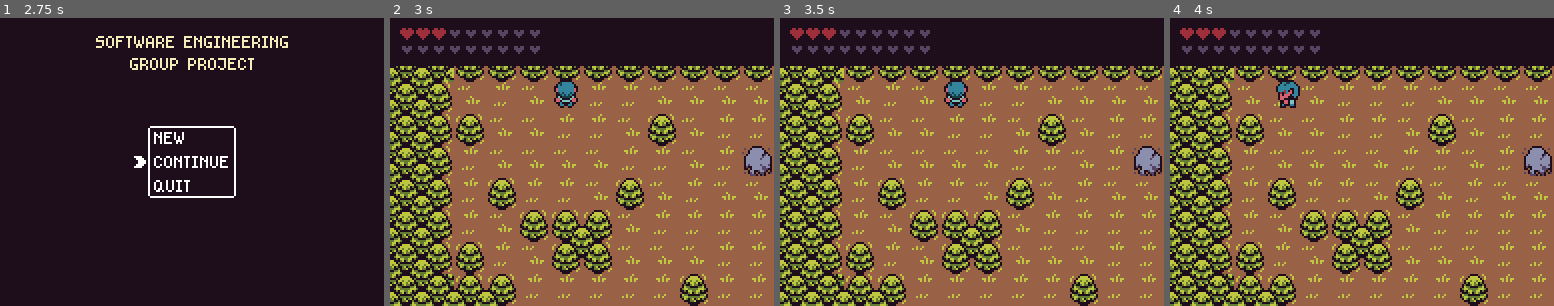
Above: before the commit, frames 1-4 (left to right).
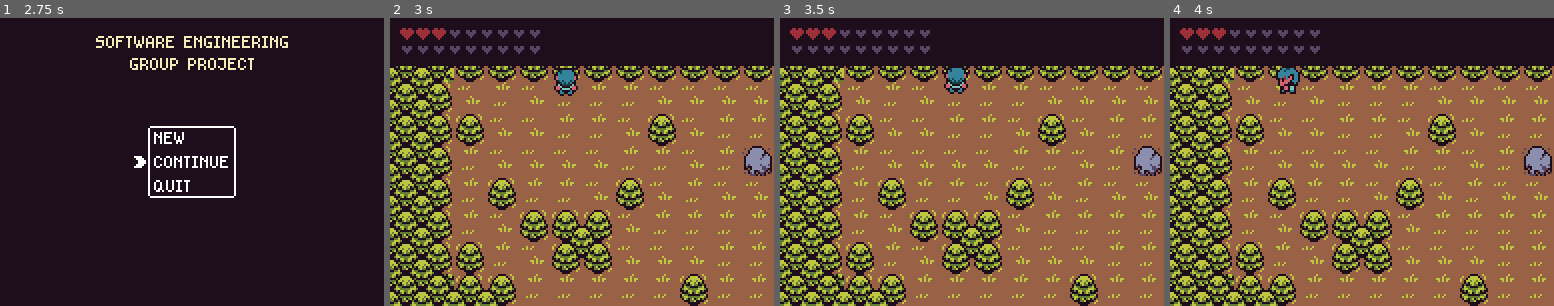
Above: after the commit, the same moments.

Repository: InsomniaWins/software-engineering-group-project
Game: Godot game, scene res://scenes/main/main.tscn
Two runs of this game, one before a commit and one after it. Both use one fixed random seed, a clock stepped at 60 frames per second and the inputs below.
Inputs:
- Up to frame 1 (2.75 s): hold Right (right) 0.53-1.28 s; hold Z (select) 0.53-1.28 s; tap Enter at 1.25 s; hold Down (down) 1.28-2.03 s; tap Z (select) at 1.35 s; tap Space at 2 s; hold Right (right) from 2.03 s (still down); hold Z (select) from 2.03 s (still down)
- Up to frame 2 (3 s): tap Enter at 2.75 s; release Right (right) at 2.78 s; release Z (select) at 2.78 s; hold Up (up) from 2.78 s (still down); tap Z (select) at 2.85 s
- Up to frame 3 (3.5 s): keep holding Up (up)
- Up to frame 4 (4 s): tap Space at 3.5 s; release Up (up) at 3.53 s; hold Left (left) from 3.53 s (still down); hold Z (select) from 3.53 s (still down)

Frame 1 is identical in both runs. In frame 2, 0.7% of the frame differs, in the area x 42-49%, y 17-32%; in frame 3, 0.7%, in the area x 42-49%, y 16-32%; in frame 4, 0.7%.

Commit message:
0.11
added saving and loading

Diff:
--- a/autoload/save_manager.gd
+++ b/autoload/save_manager.gd
@@ -1,9 +1,132 @@
 extends Node
 
+const SAVE_DIRECTORY:String = "user://saves"
 
-func saveGame():
-	pass
+var current_save:Dictionary = new_save()
 
 
-func loadGame():
-	pass
+func new_save() -> Dictionary:
+	var return_save = {}
+
+	# save details holds information which can be serialized without custom code
+	# i.e bool, int, dictionary, string, etc.
+	# they should be set using the SaveManager.set_detail(detail_name, detail_value) function
+	# they should be read using the SaveManager.get_detail(detail_name, default_value) function
+	return_save["save_details"] = {}
+
+	# any other information should be handled in the save_game() and load_game() functions
+
+	return return_save
+
+
+func save_game():
+
+	# make sure save directory exists
+	var directory = Directory.new()
+	if !directory.dir_exists(SAVE_DIRECTORY):
+		directory.make_dir_recursive(SAVE_DIRECTORY)
+
+
+	# create file
+	var file = ConfigFile.new()
+
+
+
+	# save current scene
+	current_save["current_scene"] = SceneManager.get_current_scene().filename
+	file.set_value("save_data", "current_scene", current_save["current_scene"])
+
+
+
+	# save player info
+	var player = SceneManager.get_player()
+
+	if player != null:
+		file.set_value("save_data", "player_position", player.global_position)
+		file.set_value("save_data", "player_facing_direction", player.get_facing_direction())
+	else:
+		file.set_value("save_data", "player_position", Vector2.ZERO)
+		file.set_value("save_data", "player_facing_direction", Vector2.DOWN)
+
+
+
+	# save saveDetails
+	file.set_value("save_data", "save_details", var2str(current_save.save_details))
+
+
+
+	# save file
+	file.save(SAVE_DIRECTORY.plus_file("save.sav"))
+
+
+
+func load_game():
+	if !save_exists():
+		printerr("could not load save!")
+		return
+
+	# make new empty save
+	current_save = new_save()
+
+
+	var file = ConfigFile.new()
+	var load_status:int = file.load(SAVE_DIRECTORY.plus_file("save.sav"))
+
+	if load_status != OK:
+		printerr("could not load file!")
+		return ERR_BUG
+
+
+
+	# load save details
+	var loaded_details = file.get_value("save_data", "save_details", {})
+
+	if loaded_details is String:
+		loaded_details = str2var(loaded_details)
+
+		for key in loaded_details:
+			current_save["save_details"][key] = loaded_details[key]
+
+
+
+
+	# load current scene
+	var current_scene = file.get_value("save_data", "current_scene", null)
+	if current_scene == null:
+		printerr("Could not load current_scene from save_data!")
+		get_tree().quit()
+
+	SceneManager.change_scene(current_scene)
+
+
+
+	# load player info
+	var player = SceneManager.get_player()
+	if player == null:
+		printerr("Player is null and cannot load player info!")
+		get_tree().quit()
+
+	player.global_position = file.get_value("save_data", "player_position", Vector2.ZERO)
+	player.face_direction(file.get_value("save_data", "player_facing_direction", Vector2.DOWN))
+
+
+	return OK
+
+
+
+func set_detail(detail_name:String, detail_value):
+	current_save["save_details"][detail_name] = detail_value
+
+
+
+func get_detail(detail_name:String, default_value):
+	if current_save["save_details"] == null or !current_save["save_details"].has(detail_name):
+		return default_value
+
+	return current_save["save_details"][detail_name]
+
+
+
+func save_exists():
+	var directory = Directory.new()
+	return directory.file_exists(SAVE_DIRECTORY.plus_file("save.sav"))
--- a/autoload/scene_manager_autoload.gd
+++ b/autoload/scene_manager_autoload.gd
@@ -10,3 +10,14 @@
 
 func change_scene(scene_path:String):
 	_scene_manager.change_scene(scene_path)
+
+func get_current_scene():
+	return _scene_manager.get_current_scene()
+
+func get_player():
+
+	var player_nodes = get_tree().get_nodes_in_group("player")
+	if player_nodes.size() == 0:
+		return null
+
+	return player_nodes[0]
--- a/autoload/viewport_manager.gd
+++ b/autoload/viewport_manager.gd
@@ -7,10 +7,10 @@
 var _viewport_shaking:Vector2 = Vector2(0,0)
 
 func _ready():
-	get_tree().connect("screen_resized", self, "recalculate_viewport_rect")
+	var _signal_connection_result = get_tree().connect("screen_resized", self, "recalculate_viewport_rect")
 
 
-func _process(delta):
+func _process(_delta):
 	recalculate_viewport_rect()
 
 
--- /dev/null
+++ b/default_bus_layout.tres
@@ -0,0 +1,4 @@
+[gd_resource type="AudioBusLayout" format=2]
+
+[resource]
+bus/0/volume_db = -80.0
--- a/scenes/level/level.gd
+++ b/scenes/level/level.gd
@@ -17,7 +17,7 @@
 	update_camera_bounds()
 
 
-func _process(delta):
+func _process(_delta):
 	update_camera_bounds()
 
 
@@ -33,8 +33,8 @@
 	if !is_instance_valid(active_camera):
 		return
 
-	active_camera.limit_left = _camera_bounds.position.x
-	active_camera.limit_top = _camera_bounds.position.y
+	active_camera.limit_left = int(_camera_bounds.position.x)
+	active_camera.limit_top = int(_camera_bounds.position.y)
 
-	active_camera.limit_right = _camera_bounds.position.x + _camera_bounds.size.x
-	active_camera.limit_bottom = _camera_bounds.position.y + _camera_bounds.size.y
+	active_camera.limit_right = int(_camera_bounds.position.x + _camera_bounds.size.x)
+	active_camera.limit_bottom = int(_camera_bounds.position.y + _camera_bounds.size.y)
--- a/scenes/player/health_indicator.gd
+++ b/scenes/player/health_indicator.gd
@@ -8,9 +8,9 @@
 
 func update_hearts(health:int, max_health:int):
 
-	var active_heart:int = ceil(health / float(HEALTH_PER_HEART)) - 1
+	var active_heart:int = int(ceil(health / float(HEALTH_PER_HEART)) - 1)
 
-	var heart_of_max_health:int = (max_health / float(HEALTH_PER_HEART))-1
+	var heart_of_max_health:int = int(max_health / float(HEALTH_PER_HEART))-1
 
 	for i in _heart_nodes.size():
 
--- a/scenes/player/health_manager.gd
+++ b/scenes/player/health_manager.gd
@@ -7,7 +7,7 @@
 
 
 func take_damage(damage_amount:int = 0):
-	damage_amount = clamp(damage_amount, 0, _health)
+	damage_amount = int(clamp(damage_amount, 0, _health))
 	_health -= damage_amount
 
 	if _health == 0:
@@ -19,10 +19,10 @@
 
 
 func set_max_health(new_max_health):
-	_max_health = clamp(new_max_health, 0, FINAL_MAX_HEALTH)
+	_max_health = int(clamp(new_max_health, 0, FINAL_MAX_HEALTH))
 
 func set_health(new_health:int):
-	_health = clamp(new_health, 0, _max_health)
+	_health = int(clamp(new_health, 0, _max_health))
 
 func get_health() -> int:
 	return _health
--- a/scenes/player/player.gd
+++ b/scenes/player/player.gd
@@ -39,18 +39,19 @@
 	_knockback_velocity = move_and_slide(_knockback_velocity)
 
 
-func _handle_sprite_animations(delta):
+func _handle_sprite_animations(_delta:float):
+
+	match _facing_direction:
+		Vector2.UP:
+			_character_sprite_node.animation = "walk_up"
+		Vector2.DOWN:
+			_character_sprite_node.animation = "walk_down"
+		Vector2.LEFT:
+			_character_sprite_node.animation = "walk_left"
+		Vector2.RIGHT:
+			_character_sprite_node.animation = "walk_right"
+
 	if is_moving():
-		match _facing_direction:
-			Vector2.UP:
-				_character_sprite_node.animation = "walk_up"
-			Vector2.DOWN:
-				_character_sprite_node.animation = "walk_down"
-			Vector2.LEFT:
-				_character_sprite_node.animation = "walk_left"
-			Vector2.RIGHT:
-				_character_sprite_node.animation = "walk_right"
-
 		_character_sprite_node.playing = true
 	else:
 		_character_sprite_node.playing = false
@@ -61,12 +62,30 @@
 	return _moving
 
 
-func _process_movement_input(delta:float):
+func _process_movement_input(_delta:float):
 	_movement_input.y = Input.get_action_strength("down") - Input.get_action_strength("up")
 	_movement_input.x = Input.get_action_strength("right") - Input.get_action_strength("left")
 
 
-func _process_movement(delta:float):
+func face_direction(new_direction:Vector2):
+
+	if abs(new_direction.x) > abs(new_direction.y):
+		if new_direction.x > 0:
+			_facing_direction = Vector2.RIGHT
+		else:
+			_facing_direction = Vector2.LEFT
+	else:
+		if new_direction.y > 0:
+			_facing_direction = Vector2.DOWN
+		else:
+			_facing_direction = Vector2.UP
+
+
+func get_facing_direction() -> Vector2:
+	return _facing_direction
+
+
+func _process_movement(_delta:float):
 
 	_previous_position = position
 	velocity = _movement_input.normalized() * move_speed
@@ -82,13 +101,13 @@
 		elif velocity.y > 0:
 			_facing_direction = Vector2.DOWN
 
-	_moving = velocity.length() > 0
-
 	if _on_stairs and velocity.x != 0:
 		velocity.x *= 0.5
 		velocity.y += sign(velocity.x) * move_speed * 0.5
 
-	move_and_slide(velocity)
+	velocity = move_and_slide(velocity)
+
+	_moving = velocity.length() > 0.025
 
 	_movement_input = Vector2()
 
--- a/scenes/player/player.tscn
+++ b/scenes/player/player.tscn
@@ -7,19 +7,18 @@
 [ext_resource path="res://scenes/player/health_indicator.gd" type="Script" id=5]
 
 [sub_resource type="RectangleShape2D" id=1]
-extents = Vector2( 3, 4 )
+extents = Vector2( 3, 3 )
 
-[node name="Player" type="KinematicBody2D"]
+[node name="Player" type="KinematicBody2D" groups=["player"]]
 script = ExtResource( 1 )
 
 [node name="AnimatedSprite" type="AnimatedSprite" parent="."]
 frames = ExtResource( 2 )
 animation = "walk_left"
-frame = 2
 playing = true
 
 [node name="CollisionShape2D" type="CollisionShape2D" parent="."]
-position = Vector2( 0, -1 )
+position = Vector2( 0, 5 )
 shape = SubResource( 1 )
 
 [node name="HealthManager" type="Node" parent="."]
--- a/scenes/scene_manager/scene_manager.gd
+++ b/scenes/scene_manager/scene_manager.gd
@@ -12,7 +12,6 @@
 
 	if _current_scene_node.get_child_count() > 0:
 		_current_scene = _current_scene_node.get_child(0)
-
 
 
 func get_current_scene() -> Node:
--- a/scenes/vertical_button_box/vertical_button_box.gd
+++ b/scenes/vertical_button_box/vertical_button_box.gd
@@ -40,7 +40,7 @@
 
 
 func remove_button(button_index:int):
-	_button_names.remove(0)
+	_button_names.remove(button_index)
 	_update_labels()
 
 
